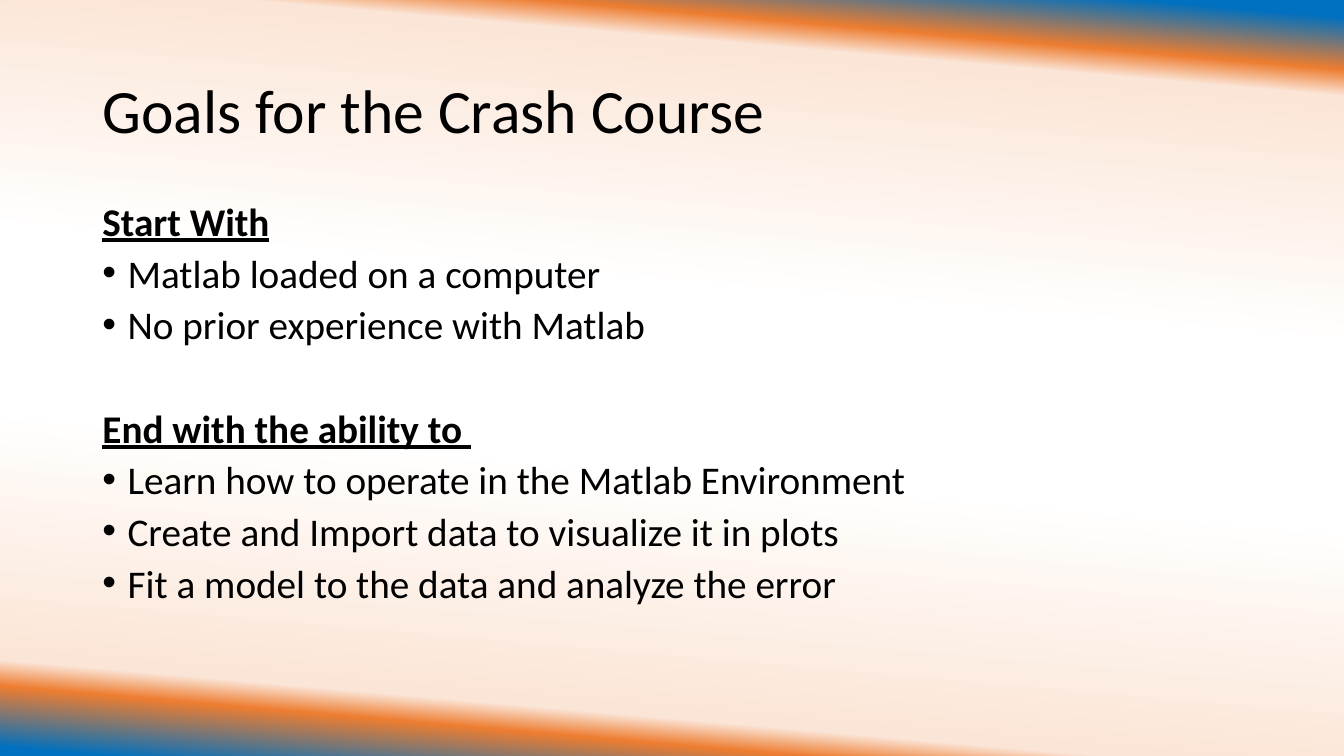
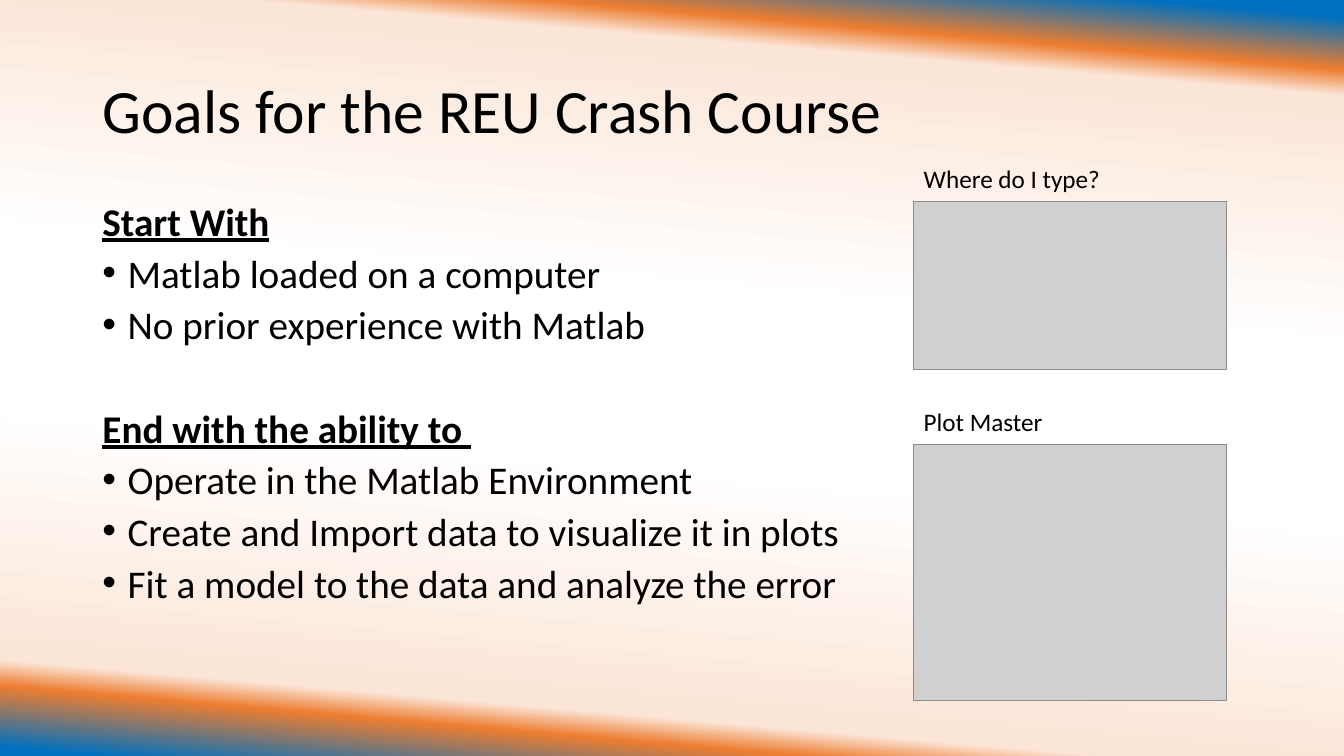
Before and after one commit to ehuemill/Intro-to-Matlab, a slide deck: slide 2 of University of Illinois REU Introduction to Matlab Day 1.pptx. Drawn at 1344x756 pixels with LibreOffice and Linux fonts; fonts in the diff are those of the drawing; grey boxes stand for pictures. Boxes give left, top, right and bottom in pixels: in the first picture for what was removed or moved away, otherwise in the second. Text is boxed around its words. In the diff, an @@ line names an element or a change of style, - is before the commit and + after.

```diff
--- a/University of Illinois REU Introduction to Matlab Day 1.pptx
+++ b/University of Illinois REU Introduction to Matlab Day 1.pptx
@@ title at (102, 90, 881, 134): text changed @@
-Goals for the Crash Course
+Goals for the REU Crash Course
@@ text added at (924, 170, 1100, 192), 18 pt, text #000000 @@
+Where do I type?
@@ picture added at (914, 202, 1227, 370) @@
@@ text added at (924, 413, 1043, 431), 18 pt, text #000000 @@
+Plot Master
@@ picture added at (914, 445, 1227, 702) @@
@@ text at (128, 466, 692, 501): text changed @@
-• Learn how to operate in the Matlab Environment
+• Operate in the Matlab Environment
```
Also in this commit, not shown: 7 other slides changed, 4 slides added, 1 slide removed, 5 other files.
